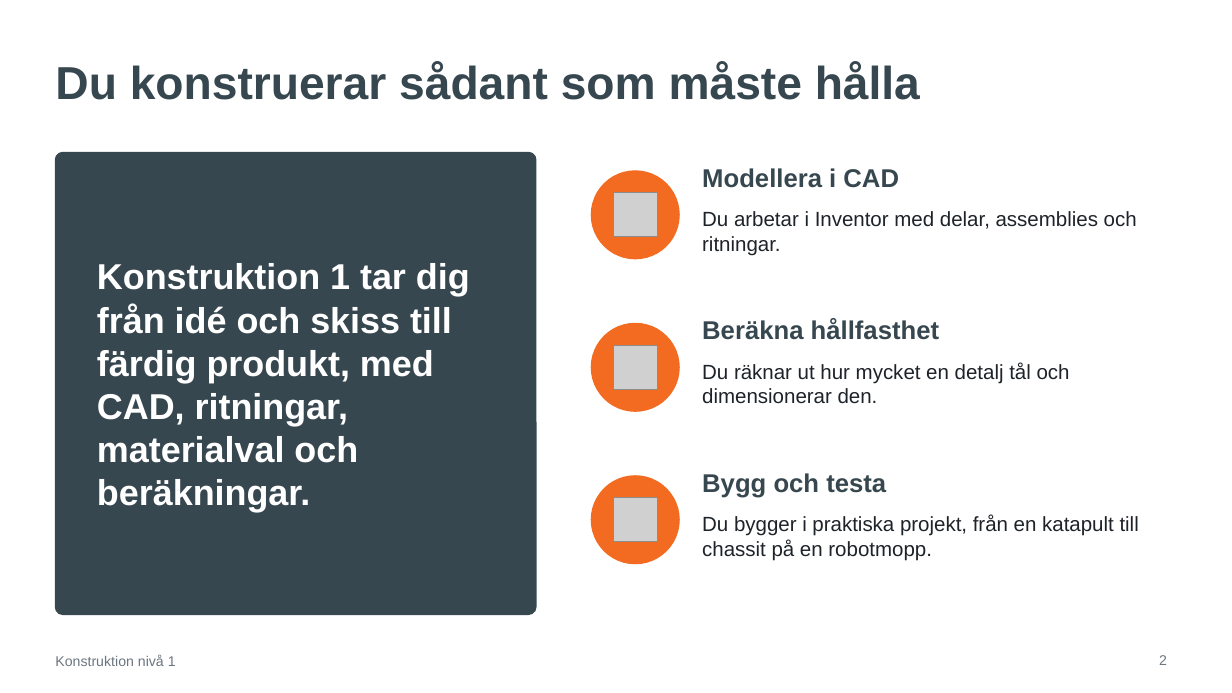
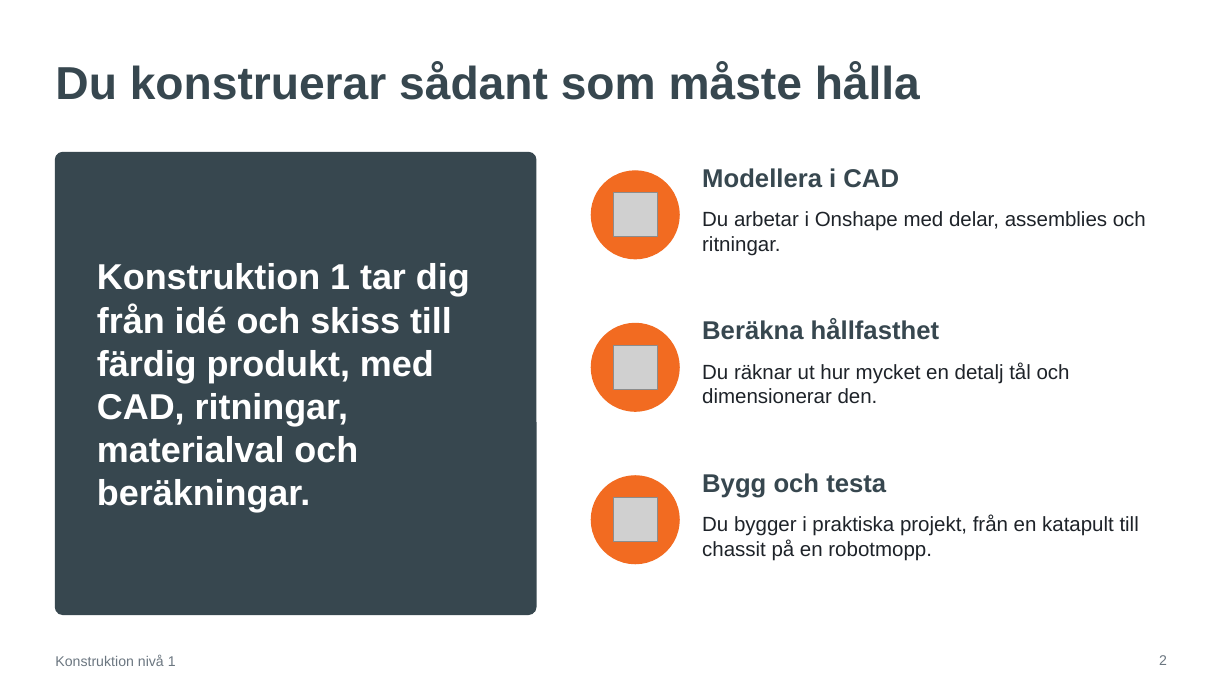
Before and after one commit to abbindustrigymnasium/Konstruktion1, a slide deck: slide 2 of Konstruktion 1 - Kurspresentation.pptx. Drawn at 1232x693 pixels with LibreOffice and Linux fonts; fonts in the diff are those of the drawing; grey boxes stand for pictures. Boxes give left, top, right and bottom in pixels: in the first picture for what was removed or moved away, otherwise in the second. Text is boxed around its words. In the diff, an @@ line names an element or a change of style, - is before the commit and + after.

```diff
--- a/Konstruktion 1 - Kurspresentation.pptx
+++ b/Konstruktion 1 - Kurspresentation.pptx
@@ text at <box>702,211,1146,256</box>: text changed @@
-Du arbetar i Inventor med delar, assemblies och ritningar.
+Du arbetar i Onshape med delar, assemblies och ritningar.
```
Also in this commit, not shown: 5 other slides changed, 16 other files.
